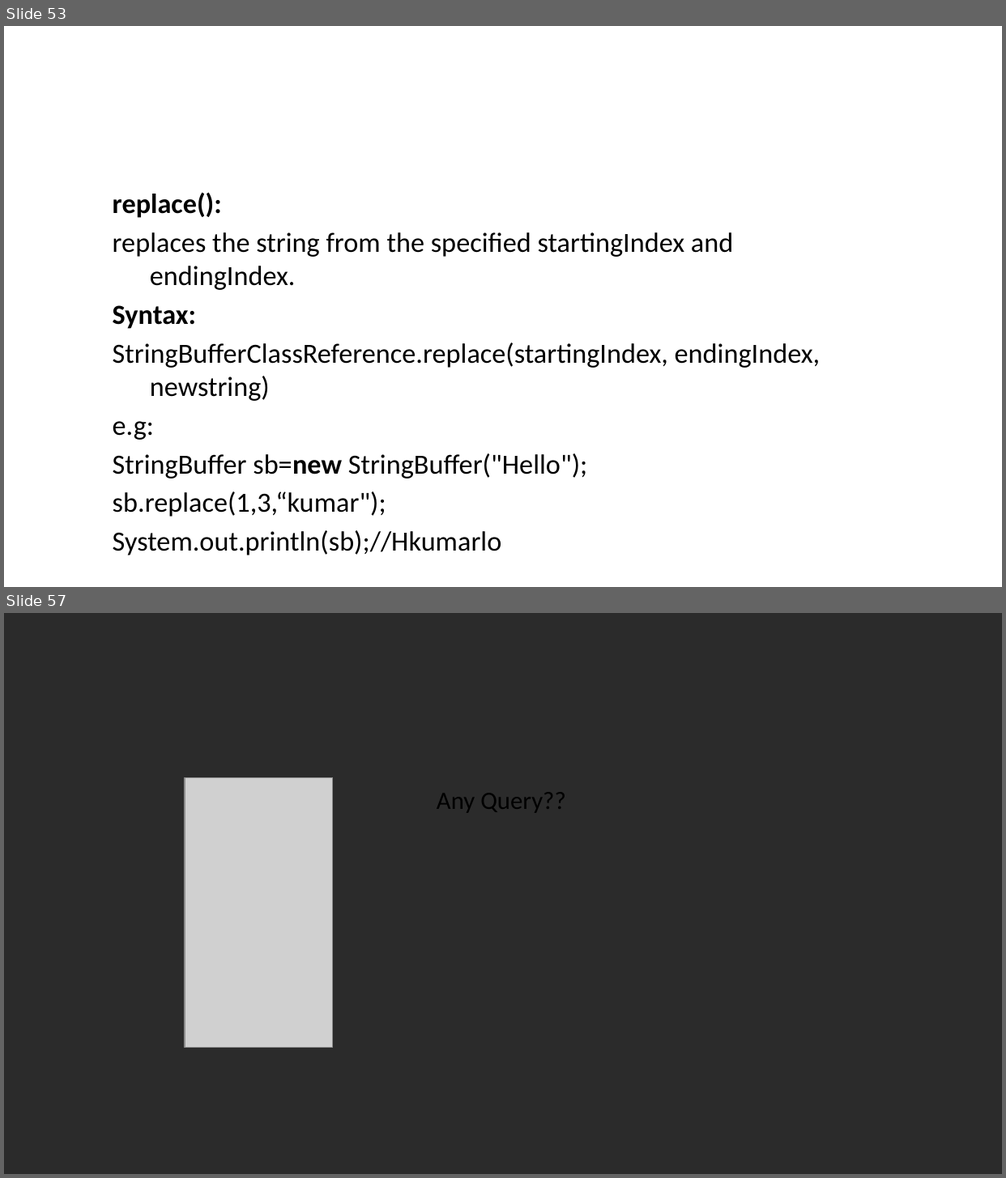
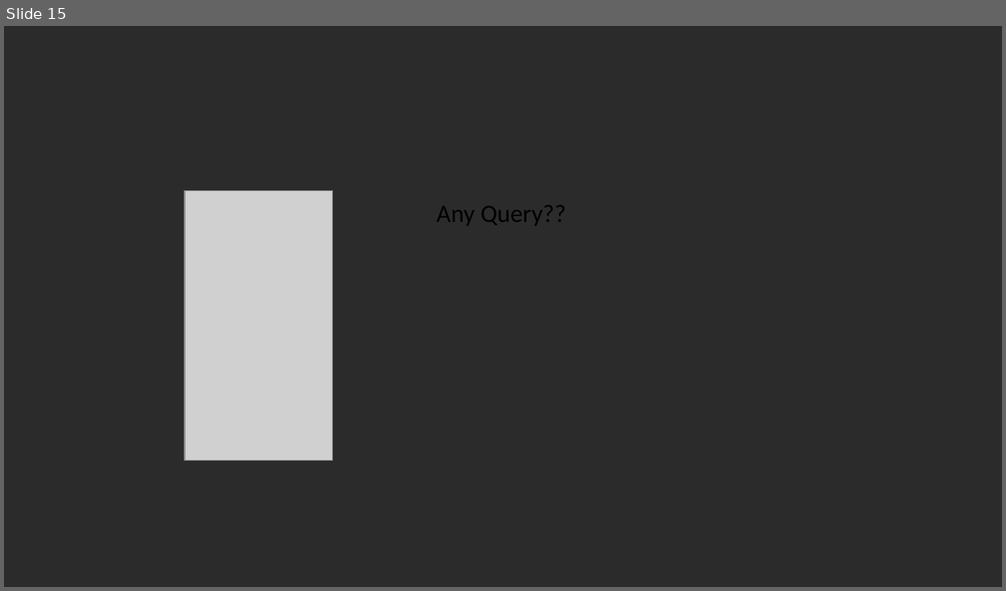
Before and after one commit to vishalamc/CAP615, a slide deck: CAP615-working with arrays and strings.pptx. Shown one above the other, each under a label of ours: slides 53 and 57 before the commit, slide 15 after it; the slides between them are not shown. The pictures are 1006x1178 and 1006x591 pixels, drawn with LibreOffice and Linux fonts; fonts in the diff are those of the drawing; grey boxes stand for pictures; background and template pictures are left out; a plain dark background stands for a picture behind light text. Boxes give left, top, right and bottom in pixels: in the first picture for what was removed or moved away, otherwise in the second. Text is boxed around its words. In the diff, an @@ line names an element or a change of style, - is before the commit and + after.

```diff
--- a/CAP615-working with arrays and strings.pptx
+++ b/CAP615-working with arrays and strings.pptx
@@ slide 53 removed at bbox=[4, 26, 1002, 587], background picture (left out) @@
@@ text removed at bbox=[113, 192, 820, 556] @@
-replace():
-replaces the string from the specified startingIndex and endingIndex.
-Syntax:
-StringBufferClassReference.replace(startingIndex, endingIndex, newstring)
-e.g:
-StringBuffer sb=new StringBuffer("Hello");
-sb.replace(1,3,“kumar");
-System.out.println(sb);//Hkumarlo
@@ what was slide 57 is now slide 15 @@
```
Also in this commit, not shown: 13 slides added, 54 other slides removed.
